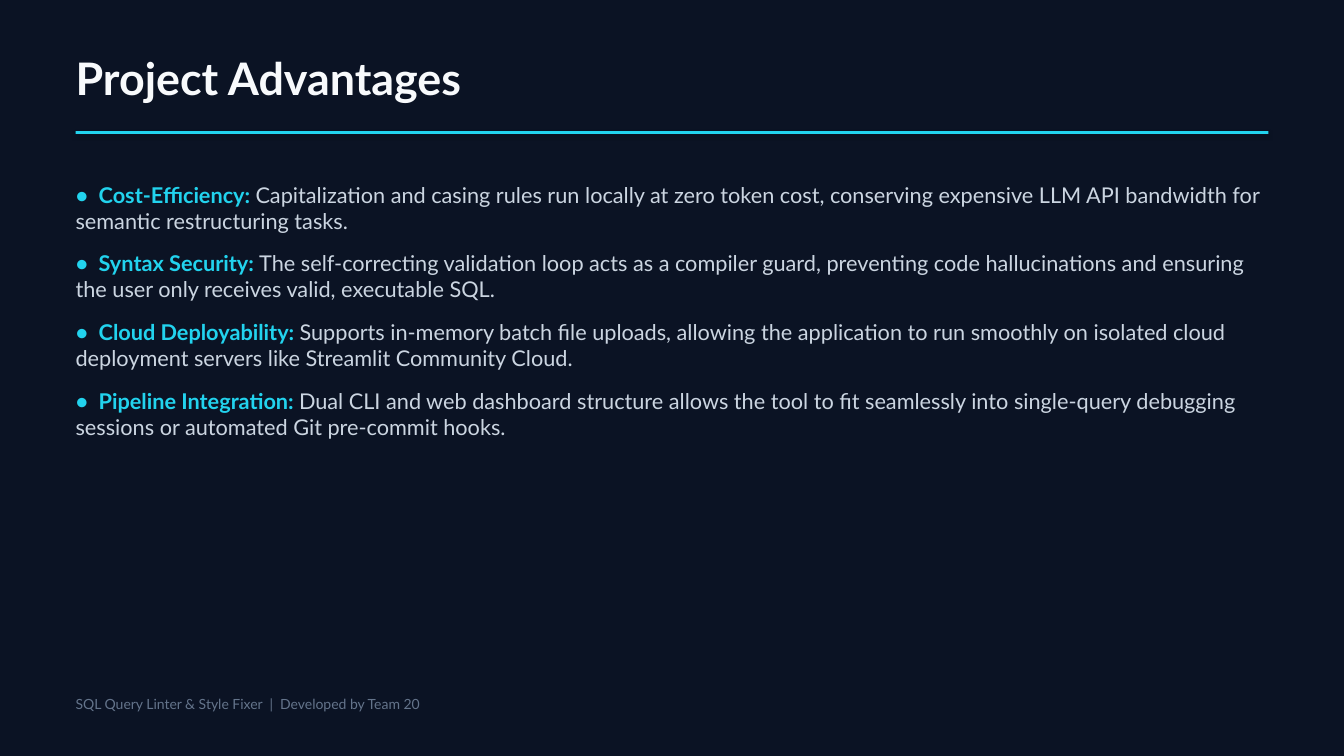
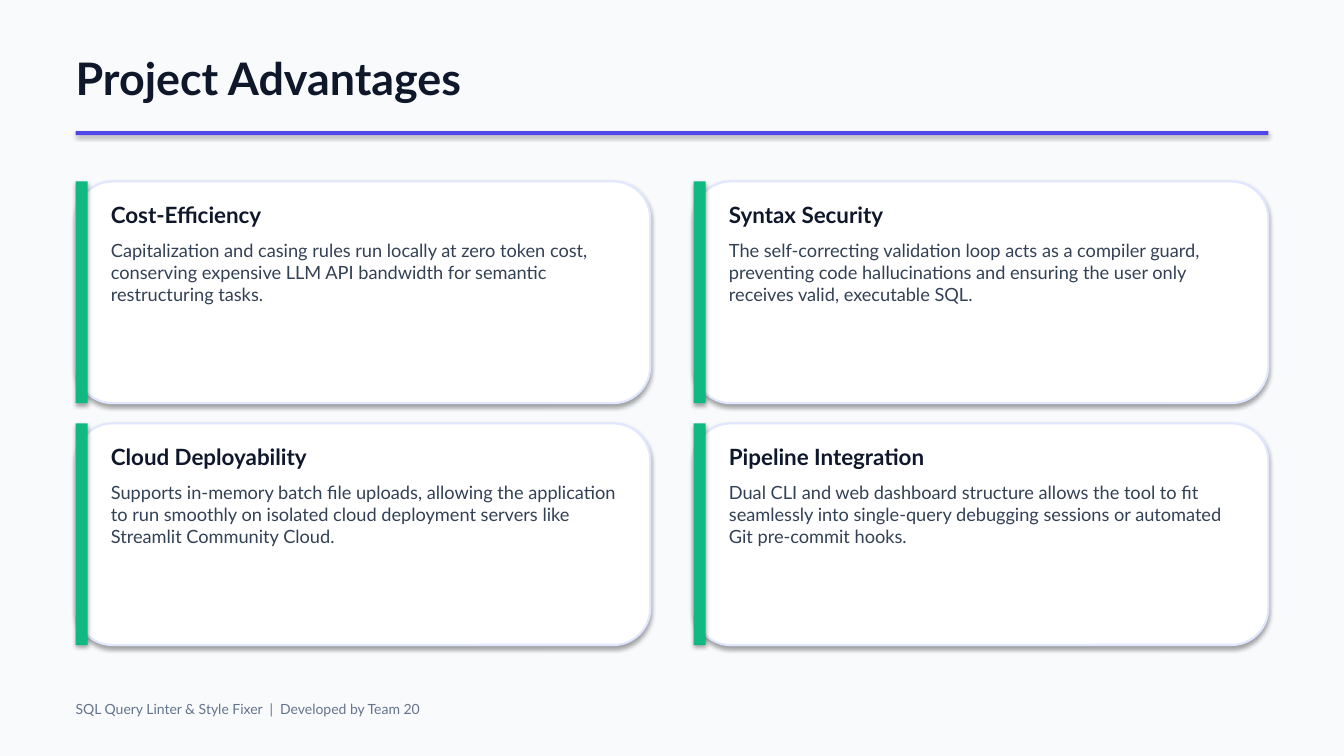
Before and after one commit to bharathpyla/sql-query-linter-style-fixer, a slide deck: slide 7 of Presentation.pptx. Drawn at 1344x756 pixels with LibreOffice and Linux fonts; fonts in the diff are those of the drawing. Boxes give left, top, right and bottom in pixels: in the first picture for what was removed or moved away, otherwise in the second. Text is boxed around its words. In the diff, an @@ line names an element or a change of style, - is before the commit and + after.

Commit message:
Update presentation Presentation.pptx with modern indigo/violet theme and card layouts

```diff
--- a/Presentation.pptx
+++ b/Presentation.pptx
@@ background #0B1324 to #F8FAFC @@
@@ text "Project Advantages" at [76, 61, 461, 103]: text colour #F8FAFC to #0F172A @@
@@ rectangle at [76, 131, 1268, 135]: fill #22D3EE to #4F46E5 @@
@@ text removed at [76, 187, 1259, 439] @@
-• Cost-Efficiency: Capitalization and casing rules run locally at zero token cost, conserving expensive LLM API bandwidth for semantic restructuring tasks.
-• Syntax Security: The self-correcting validation loop acts as a compiler guard, preventing code hallucinations and ensuring the user only receives valid, executable SQL.
-• Cloud Deployability: Supports in-memory batch file uploads, allowing the application to run smoothly on isolated cloud deployment servers like Streamlit Community Cloud.
-• Pipeline Integration: Dual CLI and web dashboard structure allows the tool to fit seamlessly into single-query debugging sessions or automated Git pre-commit hooks.
@@ rounded rectangle added at [76, 181, 650, 403], fill #FFFFFF, outline #E0E7FF 1.5 pt @@
@@ rectangle added at [76, 181, 88, 403], fill #10B981 @@
@@ text added at [111, 206, 587, 305], 13 pt, text #334155 @@
+Cost-Efficiency
+Capitalization and casing rules run locally at zero token cost, conserving expensive LLM API bandwidth for semantic restructuring tasks.
@@ rounded rectangle added at [694, 181, 1268, 403], fill #FFFFFF, outline #E0E7FF 1.5 pt @@
@@ rectangle added at [694, 181, 706, 403], fill #10B981 @@
@@ text added at [729, 206, 1199, 304], 13 pt, text #334155 @@
+Syntax Security
+The self-correcting validation loop acts as a compiler guard, preventing code hallucinations and ensuring the user only receives valid, executable SQL.
@@ rounded rectangle added at [76, 423, 650, 645], fill #FFFFFF, outline #E0E7FF 1.5 pt @@
@@ rectangle added at [76, 423, 88, 645], fill #10B981 @@
@@ text added at [111, 448, 615, 546], 13 pt, text #334155 @@
+Cloud Deployability
+Supports in-memory batch file uploads, allowing the application to run smoothly on isolated cloud deployment servers like Streamlit Community Cloud.
@@ rounded rectangle added at [694, 423, 1268, 645], fill #FFFFFF, outline #E0E7FF 1.5 pt @@
@@ rectangle added at [694, 423, 706, 645], fill #10B981 @@
@@ text added at [729, 448, 1221, 546], 13 pt, text #334155 @@
+Pipeline Integration
+Dual CLI and web dashboard structure allows the tool to fit seamlessly into single-query debugging sessions or automated Git pre-commit hooks.
@@ text "SQL Query Linter & Style ...": place and size @@
-text "SQL Query Linter & Style ..." at [76, 699, 420, 711]
+text "SQL Query Linter & Style ..." at [76, 703, 420, 717]
```
Also in this commit, not shown: 7 other slides changed.
